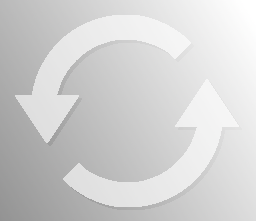
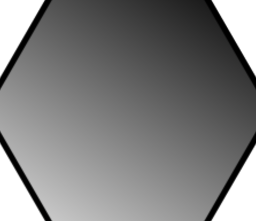
Revision of a layered w=256, h=221 image; what changed, layer by layer:
hid group "rot" (3 layers) over box(0, 0, 256, 221)
painted on "Layer copy #1" over box(0, 0, 256, 221)
painted on "Pasted Layer #1" over box(15, 15, 239, 210)
painted on "Pasted Layer #2" over box(18, 15, 242, 210)
added group "sp_2" with 5 layers above "hex" over box(0, 0, 256, 221)
added group "hex copy" (grain extract) with 2 layers in group "sp_2" over box(0, 0, 256, 221)
added layer "hexb.png #1" in group "hex copy" over box(0, 0, 256, 221)
added layer "hexb.png copy #1" in group "hex copy" over box(0, 0, 256, 221)
added layer "Pasted Layer #5" in group "sp_2" over box(20, 13, 238, 209)
added layer "Layer Group" in group "sp_2" over box(33, 0, 224, 208)
